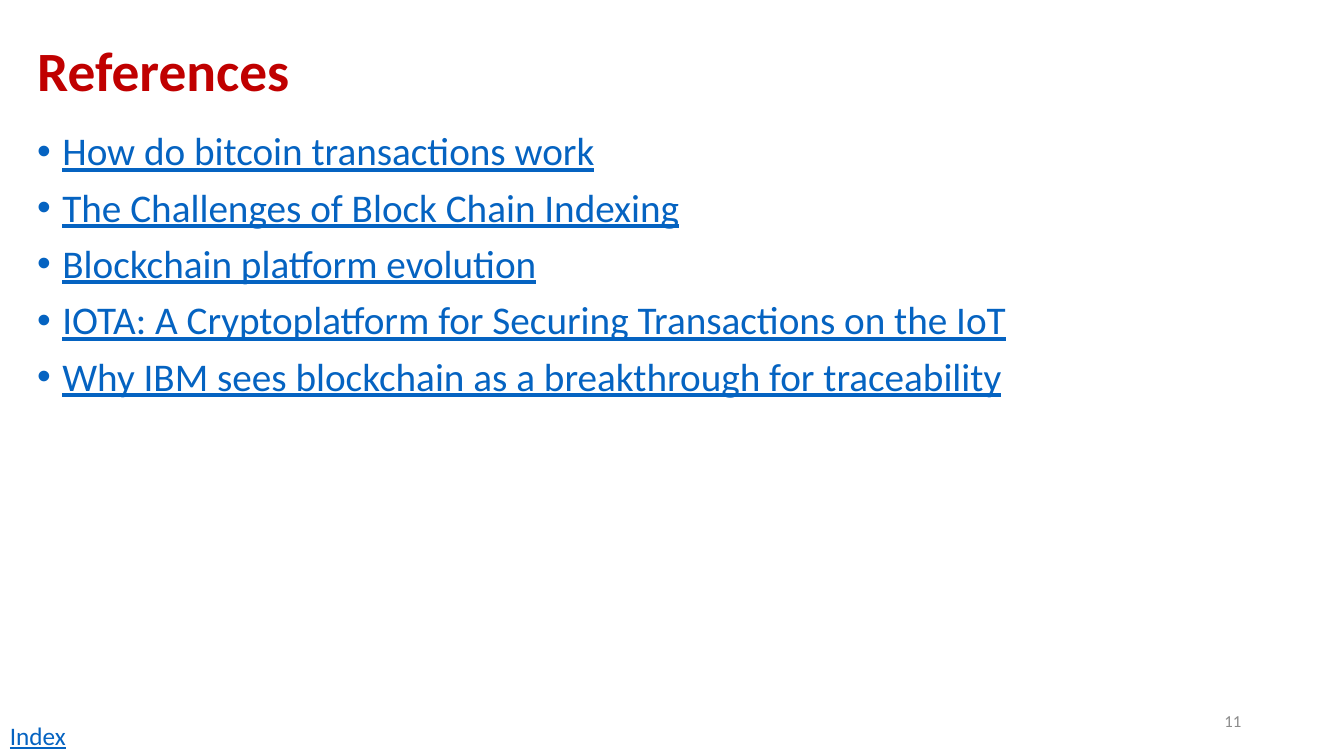
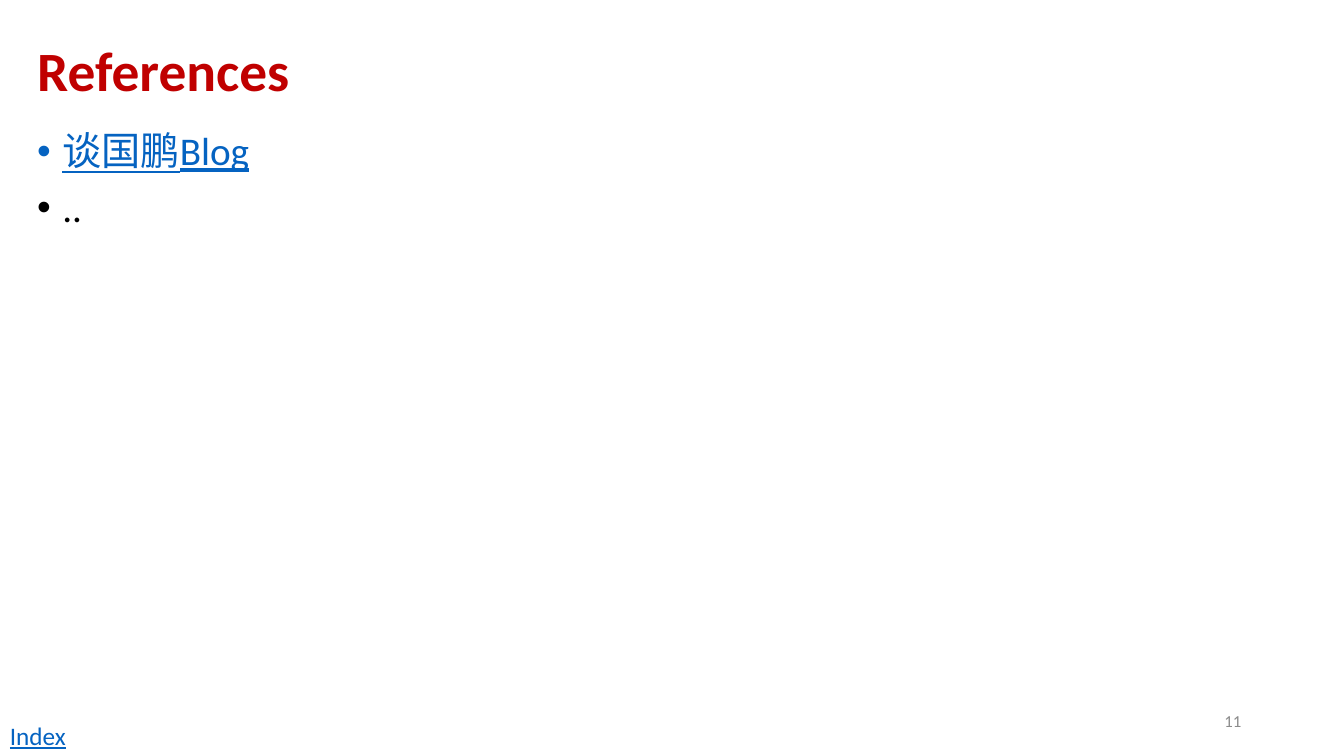
Before and after one commit to andyplusplus/blockchain, a slide deck: slide 11 of how_bitcoin_works_2/home_blockChain.pptx. Drawn at 1344x756 pixels with LibreOffice and Linux fonts; fonts in the diff are those of the drawing. Boxes give left, top, right and bottom in pixels: in the first picture for what was removed or moved away, otherwise in the second. Text is boxed around its words. In the diff, an @@ line names an element or a change of style, - is before the commit and + after.

```diff
--- a/how_bitcoin_works_2/home_blockChain.pptx
+++ b/how_bitcoin_works_2/home_blockChain.pptx
@@ text at bbox=[62, 132, 249, 173]: text changed @@
-• How do bitcoin transactions work
-• The Challenges of Block Chain Indexing
-• Blockchain platform evolution
-• IOTA: A Cryptoplatform for Securing Transactions on the IoT
-• Why IBM sees blockchain as a breakthrough for traceability
+• 谈国鹏Blog
+• ..
```
Also in this commit, not shown: 1 other file.
